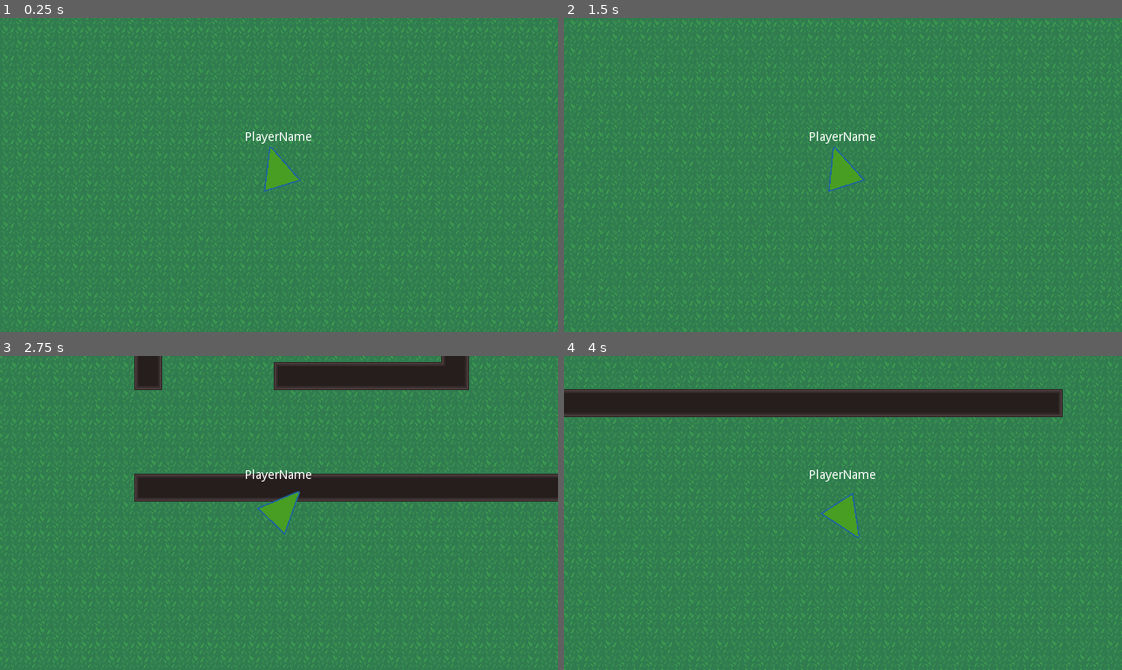
Above: before the commit, frames 1-4 (two rows, left to right).
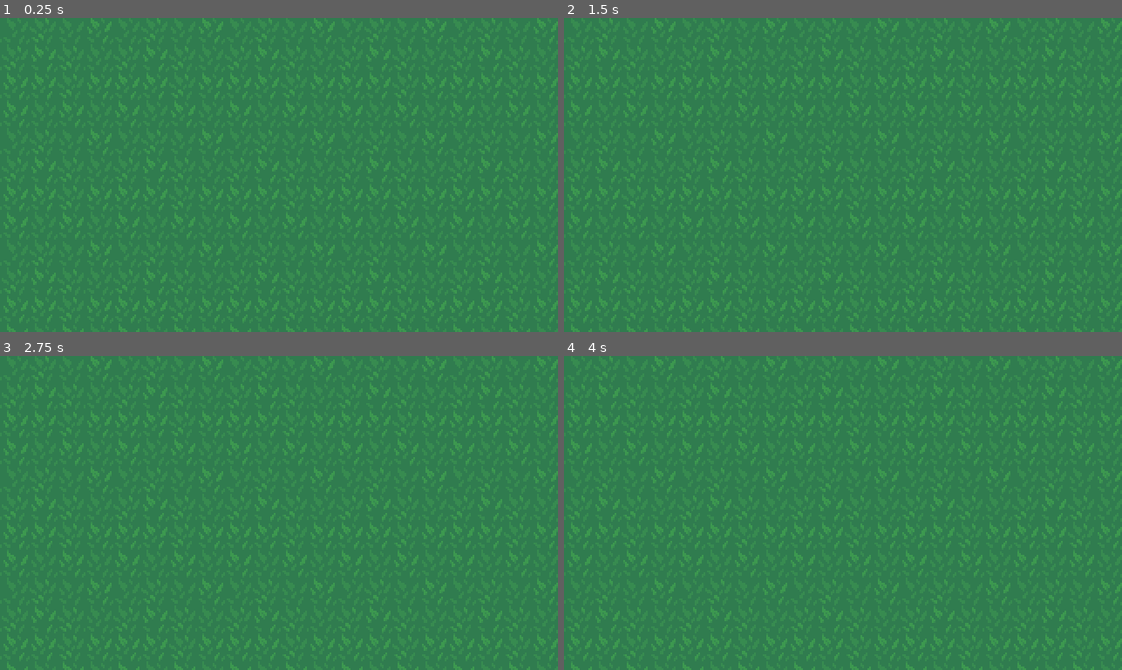
Above: after the commit, the same moments.

Repository: tangfuhao/InTheWorld
Game: Godot game, scene res://src/world/World.tscn
Same seed, same stepped clock (60 frames per second), same inputs: the game is played once before the commit and once after it.
Inputs:
- Up to frame 1 (0.25 s): no input
- Up to frame 2 (1.5 s): no input
- Up to frame 3 (2.75 s): no input
- Up to frame 4 (4 s): no input

The runs differ from the first frame. In frame 1, 12% of the frame differs, in the area x 0-100%, y 0-100%; in frame 2, 10%; in frame 3, 21%; in frame 4, 18%.

Commit message:
新增视觉记忆和通知

Diff:
--- a/project.godot
+++ b/project.godot
@@ -248,8 +248,8 @@
 
 [layer_names]
 
-2d_render/layer_1="world collision"
-2d_render/layer_2="detection"
+2d_render/layer_1="word "
+2d_render/layer_2="player"
 
 [rendering]
 
--- a/src/character/Human.gd
+++ b/src/character/Human.gd
@@ -1,6 +1,6 @@
 extends KinematicBody2D
 
-
+export var player_name = "player1"
 export var speed_max := 300
 export var acceleration_max := 300
 export var rotation_speed_max := 360
@@ -25,7 +25,11 @@
 
 onready var status = $Status
 
+onready var playerName = $LabelLayout/PlayerName
+
 func _ready() -> void:
+	randomize()
+
 	agent.linear_speed_max = speed_max
 	agent.linear_acceleration_max = acceleration_max
 	agent.angular_speed_max = deg2rad(rotation_speed_max)
@@ -33,10 +37,10 @@
 	agent.bounding_radius = 10
 	update_agent()
 	update_wander()
-
-
 	face.alignment_tolerance = deg2rad(5)
 	face.deceleration_radius = deg2rad(45)
+
+	playerName.text = player_name
 
 
 func update_wander() -> void:
--- a/src/character/Human.tscn
+++ b/src/character/Human.tscn
@@ -5,12 +5,10 @@
 [ext_resource path="res://src/character/status/Status.tscn" type="PackedScene" id=3]
 [ext_resource path="res://src/ai/steering/WanderController.tscn" type="PackedScene" id=4]
 [ext_resource path="res://src/character/LabelLayout.tscn" type="PackedScene" id=5]
+[ext_resource path="res://src/character/PlayerDetectionZone.tscn" type="PackedScene" id=6]
 
 [sub_resource type="CircleShape2D" id=1]
 radius = 13.2538
-
-[sub_resource type="ConvexPolygonShape2D" id=2]
-points = PoolVector2Array( 0, 0, -540, -311.4, 540, -311.4 )
 
 [node name="Human" type="KinematicBody2D"]
 collision_layer = 2
@@ -31,17 +29,15 @@
 [node name="LabelLayout" parent="." instance=ExtResource( 5 )]
 
 [node name="WanderController" parent="." instance=ExtResource( 4 )]
+visible = false
 position = Vector2( 0, -30 )
 
 [node name="Position2D" parent="WanderController" index="0"]
 position = Vector2( 0, -25 )
 
-[node name="PlayerDetectionZone" type="Area2D" parent="."]
-collision_layer = 0
-collision_mask = 2
-
-[node name="CollisionShape2D" type="CollisionShape2D" parent="PlayerDetectionZone"]
-shape = SubResource( 2 )
+[node name="PlayerDetectionZone" parent="." instance=ExtResource( 6 )]
+position = Vector2( 0.181107, -15.9374 )
+monitorable = false
 
 [node name="Status" parent="." instance=ExtResource( 3 )]
 
--- /dev/null
+++ b/src/character/PlayerDetectionZone.gd
@@ -0,0 +1,60 @@
+extends Area2D
+
+signal see_new_player(body)
+
+#五分钟不见一个人  会重置相见
+export var forget_people_time_in_secords = 1 * 60
+
+#最近见过的人（已不在视线中）
+var recently_see_stuff_arr:Array = []
+var recently_see_stuff_record_time_dic:Dictionary = {}
+var record_time = 0
+
+onready var rememberTimer = $RememberTimer
+
+func _process(delta):
+	record_time += delta
+
+
+func _on_PlayerDetectionZone_body_entered(body):
+	var find_index =  recently_see_stuff_arr.find(body)
+	if find_index == 0:
+		if rememberTimer.is_stopped() == false : rememberTimer.stop()
+		erase_last_see_stuff()
+		update_next_last_see_stuff()
+	elif find_index > 0:
+		recently_see_stuff_arr.remove(find_index)
+		recently_see_stuff_record_time_dic.erase(body)
+	else:
+		print("发现了新玩家："+body.player_name)
+		emit_signal("see_new_player",body)
+
+
+func _on_PlayerDetectionZone_body_exited(body):
+	record_newest_last_see_stuff(body)
+	update_next_last_see_stuff()
+
+func _on_RememberTimer_timeout():
+	erase_last_see_stuff()
+	update_next_last_see_stuff()
+
+#更新下一个 记得最久的人
+func update_next_last_see_stuff():
+	if rememberTimer.is_stopped() == false : return
+	if recently_see_stuff_arr.empty() : return
+
+	var last_see_stuff = recently_see_stuff_arr[0]
+	var last_see_stuff_record_time = recently_see_stuff_record_time_dic[last_see_stuff]
+	var last_see_stuff_past_time = record_time - last_see_stuff_record_time
+	var update_time = forget_people_time_in_secords - last_see_stuff_past_time
+	if update_time <= 0 : update_time = 0.01
+	rememberTimer.start(update_time)
+
+#擦除记得最久的人
+func erase_last_see_stuff():
+	recently_see_stuff_record_time_dic.erase(recently_see_stuff_arr.pop_front())
+
+#记录最新的最后见过的人
+func record_newest_last_see_stuff(body):
+	recently_see_stuff_arr.push_back(body)
+	recently_see_stuff_record_time_dic[body] = record_time
--- /dev/null
+++ b/src/character/PlayerDetectionZone.tscn
@@ -0,0 +1,20 @@
+[gd_scene load_steps=3 format=2]
+
+[ext_resource path="res://src/character/PlayerDetectionZone.gd" type="Script" id=1]
+
+[sub_resource type="ConvexPolygonShape2D" id=1]
+points = PoolVector2Array( 0, 0, -540, -311.4, 540, -311.4 )
+
+[node name="VisualDetectionZone" type="Area2D"]
+collision_layer = 0
+collision_mask = 2
+script = ExtResource( 1 )
+
+[node name="CollisionShape2D" type="CollisionShape2D" parent="."]
+shape = SubResource( 1 )
+
+[node name="RememberTimer" type="Timer" parent="."]
+wait_time = 300.0
+[connection signal="body_entered" from="." to="." method="_on_PlayerDetectionZone_body_entered"]
+[connection signal="body_exited" from="." to="." method="_on_PlayerDetectionZone_body_exited"]
+[connection signal="timeout" from="RememberTimer" to="." method="_on_RememberTimer_timeout"]
--- a/src/world/World.tscn
+++ b/src/world/World.tscn
@@ -465,6 +465,10 @@
 position = Vector2( 817.316, 2388.89 )
 
 [node name="Camera2D" type="Camera2D" parent="Player1"]
-current = true
 zoom = Vector2( 2, 2 )
 limit_smoothed = true
+smoothing_enabled = true
+
+[node name="Player2" parent="." instance=ExtResource( 4 )]
+position = Vector2( 815.442, 2288.33 )
+player_name = "player2"
